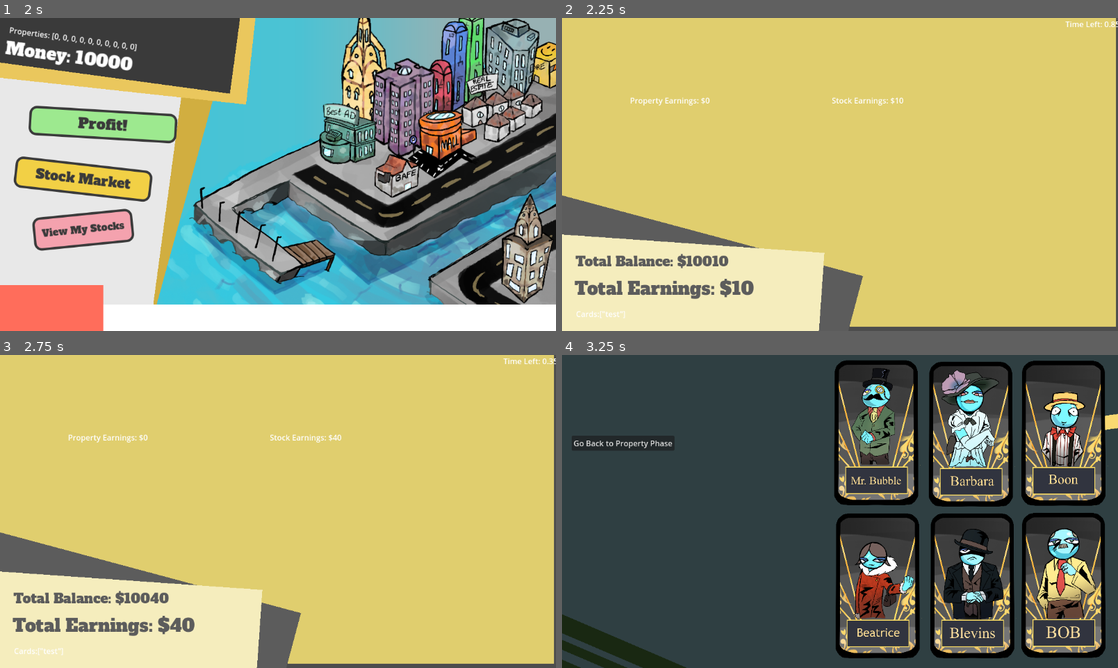
Above: before the commit, frames 1-4 (two rows, left to right).
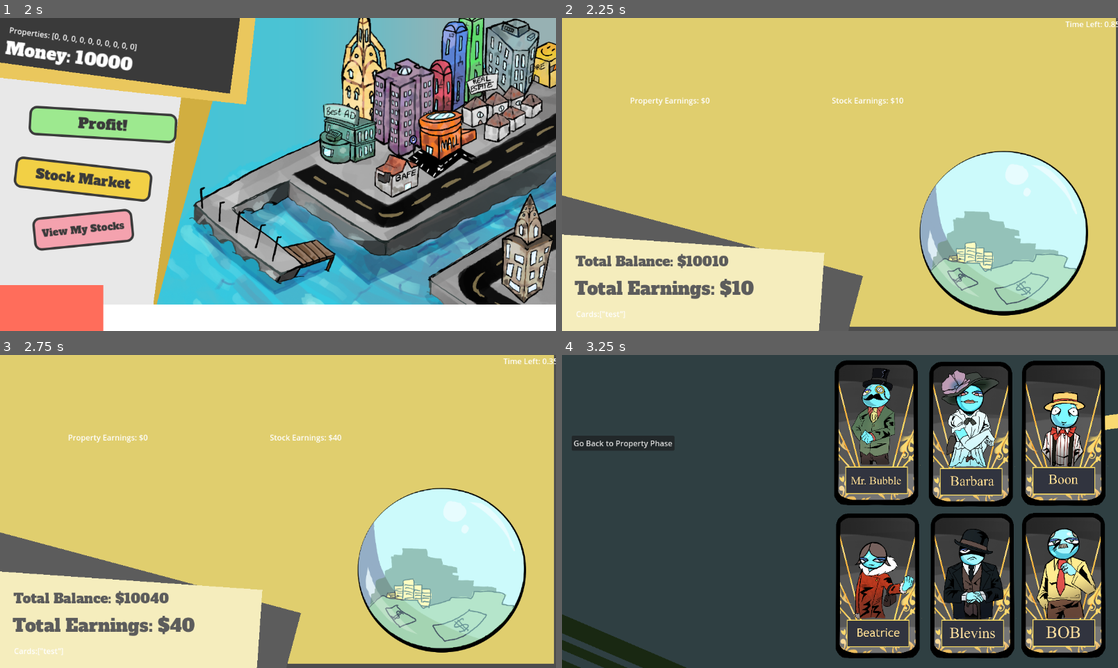
Above: after the commit, the same moments.

Repository: ARandomLemon/RushToRiches
Game: Godot game, scene res://Scenes/start_menu.tscn
The game is run twice, just before and just after one commit, with the same random seed, the same clock (stepped at 60 frames per second) and the same inputs.
Inputs (mouse positions are in pixels of both pictures, inside the frame that each line leads up to):
- Up to frame 1 (2 s): click "Start" at 0.5 s; move the mouse to (400, 158) at 1.27 s; click (400, 158) at 1.42 s
- Up to frame 2 (2.25 s): click "Profit!" at 2 s
- Up to frame 3 (2.75 s): no input
- Up to frame 4 (3.25 s): move the mouse to (728, 527) at 2.77 s; click (728, 527) at 2.92 s

Frame 1 is identical in both runs. In frame 2, 13% of the frame differs, in the area x 64-95%, y 42-96%; in frame 3, 13%; in frame 4, nothing differs.

Commit message:
added bubble and game over

Diff:
--- a/Scenes/gameover.tscn
+++ b/Scenes/gameover.tscn
@@ -1,9 +1,22 @@
-[gd_scene load_steps=2 format=3 uid="uid://5hpwaowdfeqg"]
+[gd_scene load_steps=4 format=3 uid="uid://5hpwaowdfeqg"]
 
 [ext_resource type="Script" path="res://Scripts/Phases/gameover.gd" id="1_3t478"]
+[ext_resource type="Texture2D" uid="uid://f1h8trsmpmsq" path="res://Assets(Cards+Bubble)/bubble(popped).png" id="2_2hrwk"]
+[ext_resource type="Texture2D" uid="uid://4hwtkjvf1v7a" path="res://Assets(Buildings and foundation)/Depositors-American-Union-Bank-New-York-York-1932.webp" id="2_yoldo"]
 
 [node name="Gameover" type="Node2D"]
 script = ExtResource("1_3t478")
+
+[node name="ColorRect" type="ColorRect" parent="."]
+offset_right = 1152.0
+offset_bottom = 649.0
+color = Color(0.303233, 0.303233, 0.303233, 1)
+
+[node name="Depositors-american-union-bank-new-york-york-1932" type="Sprite2D" parent="."]
+modulate = Color(1, 1, 1, 0.27451)
+position = Vector2(575.5, 325)
+scale = Vector2(0.718125, 0.526736)
+texture = ExtResource("2_yoldo")
 
 [node name="UI" type="Control" parent="."]
 layout_mode = 3
@@ -14,21 +27,26 @@
 [node name="RestartButton" type="Button" parent="UI"]
 layout_mode = 0
 offset_left = 518.0
-offset_top = 248.0
+offset_top = 485.0
 offset_right = 606.0
-offset_bottom = 279.0
+offset_bottom = 516.0
 text = "Play Again
 "
 
 [node name="ExitButton" type="Button" parent="UI"]
 layout_mode = 0
 offset_left = 543.0
-offset_top = 302.0
+offset_top = 533.0
 offset_right = 580.0
-offset_bottom = 356.0
+offset_bottom = 587.0
 text = "Exit
 
 "
 
+[node name="Bubble(popped)" type="Sprite2D" parent="."]
+position = Vector2(562, 266)
+scale = Vector2(0.387083, 0.387083)
+texture = ExtResource("2_2hrwk")
+
 [connection signal="pressed" from="UI/RestartButton" to="." method="_on_restart_button_pressed"]
 [connection signal="pressed" from="UI/ExitButton" to="." method="_on_exit_button_pressed"]
--- a/Scenes/profit_phase.tscn
+++ b/Scenes/profit_phase.tscn
@@ -1,7 +1,8 @@
-[gd_scene load_steps=7 format=3 uid="uid://c5hcix0tjhrhw"]
+[gd_scene load_steps=8 format=3 uid="uid://c5hcix0tjhrhw"]
 
 [ext_resource type="Script" path="res://Scripts/Phases/profit_phase.gd" id="1_dg8nf"]
 [ext_resource type="FontFile" uid="uid://j3g2jwwo7gnj" path="res://Assets(Buildings and foundation)/AlfaSlabOne-Regular.ttf" id="2_tbot1"]
+[ext_resource type="Texture2D" uid="uid://bfeeuoayiiuvs" path="res://Assets(Cards+Bubble)/bubble.png" id="3_owbsf"]
 
 [sub_resource type="StyleBoxFlat" id="StyleBoxFlat_d1ap1"]
 bg_color = Color(0.9496, 0.814378, 0.270081, 1)
@@ -130,4 +131,9 @@
 offset_bottom = 182.0
 text = "Stock Earnings: $"
 
+[node name="Bubble" type="Sprite2D" parent="."]
+position = Vector2(916, 446)
+scale = Vector2(0.6175, 0.6175)
+texture = ExtResource("3_owbsf")
+
 [connection signal="timeout" from="Prof_UI/Timer/Timer" to="Prof_UI" method="_on_timer_timeout"]
Binary file added: Assets(Buildings and foundation)/Depositors-American-Union-Bank-New-York-York-1932.webp
Not shown, added: Assets(Buildings and foundation)/Depositors-American-Union-Bank-New-York-York-1932.webp.import
Not shown: 1 places in Scenes/Deck.tscn that only renumber resources
